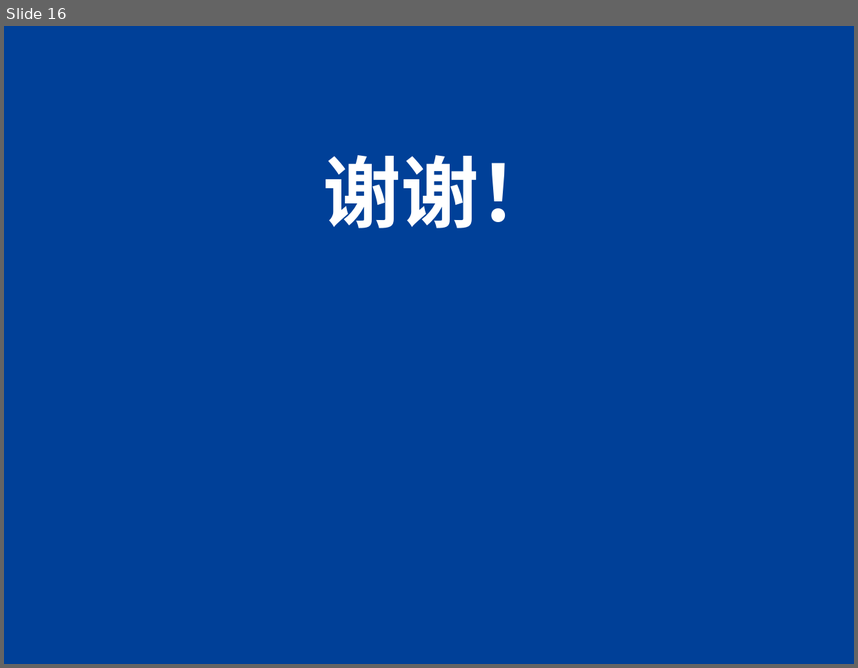
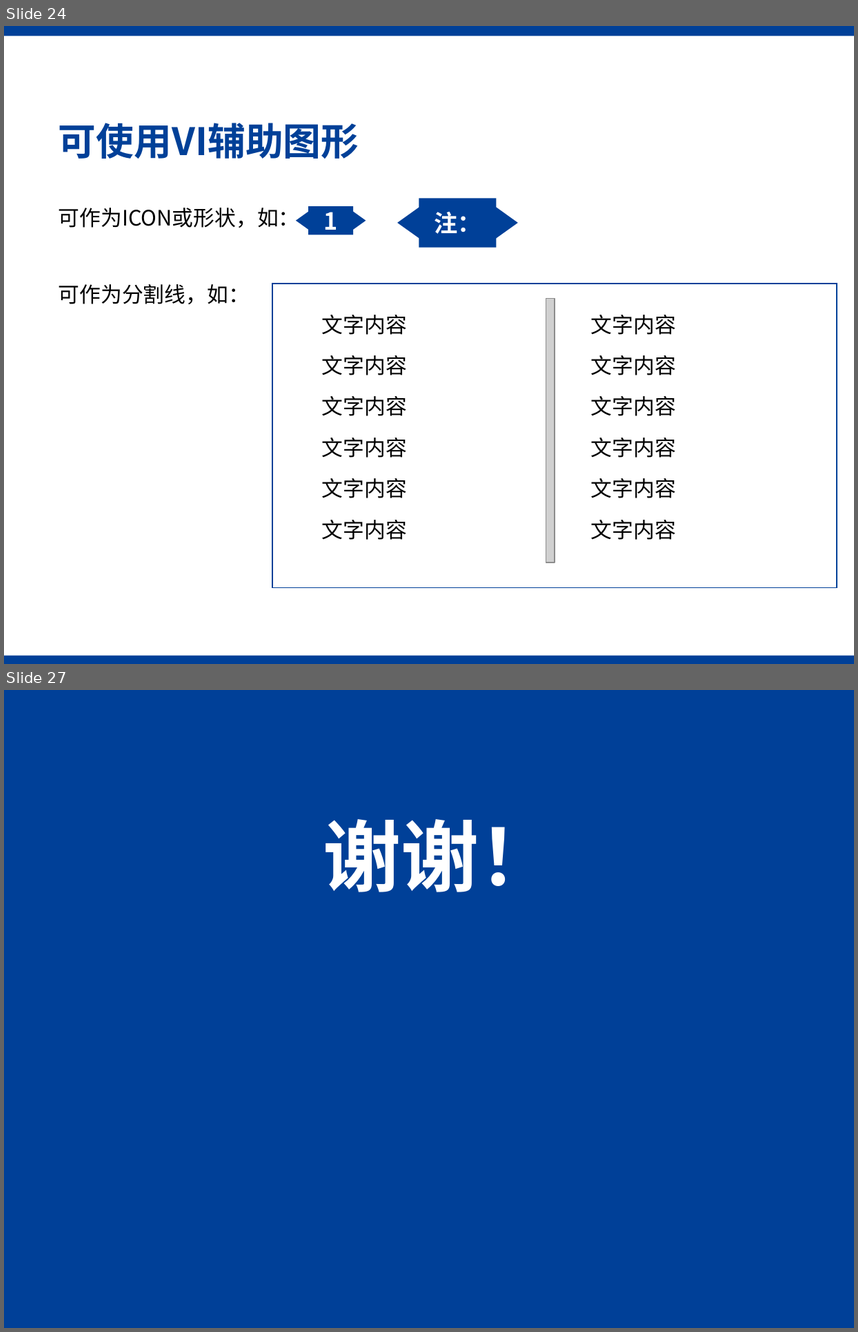
Before and after one commit to gyfastas/EE397, a slide deck: PPT/中期检测报告.pptx. Shown one above the other, each under a label of ours: slide 16 before the commit, slides 24 and 27 after it; the slides between them are not shown. The pictures are 858x668 and 858x1332 pixels, drawn with LibreOffice and Linux fonts; fonts in the diff are those of the drawing; grey boxes stand for pictures; background and template pictures are left out. Boxes give left, top, right and bottom in pixels: in the first picture for what was removed or moved away, otherwise in the second. Text is boxed around its words. In the diff, an @@ line names an element or a change of style, - is before the commit and + after.

```diff
--- a/PPT/中期检测报告.pptx
+++ b/PPT/中期检测报告.pptx
@@ slide 24 added at (4, 26, 854, 664), background #FFFFFF @@
@@ rectangle added at (4, 26, 854, 36), fill #004098 @@
@@ title added at (59, 123, 359, 158), 32 pt, text #004098, bold @@
+可使用VI辅助图形
@@ text added at (59, 207, 300, 227), 18 pt, text #000000 @@
+可作为ICON或形状，如：
@@ freeform shape added at (296, 206, 366, 235), fill #004098, 20 pt, text #FFFFFF, bold @@
+1
@@ freeform shape added at (397, 198, 518, 247), fill #004098, 20 pt, text #FFFFFF, bold @@
+注：
@@ text added at (59, 284, 250, 304), 18 pt, text #000000 @@
+可作为分割线，如：
@@ rectangle added at (272, 283, 837, 588), fill #FFFFFF, outline #004098 1 pt @@
@@ text added at (322, 314, 407, 334), 18 pt, text #000000 @@
+文字内容
@@ picture added at (546, 298, 555, 562) @@
@@ text added at (591, 314, 676, 334), 18 pt, text #000000 @@
+文字内容
@@ text added at (322, 355, 407, 375), 18 pt, text #000000 @@
+文字内容
@@ text added at (591, 355, 676, 375), 18 pt, text #000000 @@
+文字内容
@@ text added at (322, 396, 407, 416), 18 pt, text #000000 @@
+文字内容
@@ text added at (591, 396, 676, 416), 18 pt, text #000000 @@
+文字内容
@@ text added at (322, 437, 407, 457), 18 pt, text #000000 @@
+文字内容
@@ text added at (591, 437, 676, 457), 18 pt, text #000000 @@
+文字内容
@@ text added at (322, 478, 407, 498), 18 pt, text #000000 @@
+文字内容
@@ text added at (591, 478, 676, 498), 18 pt, text #000000 @@
+文字内容
@@ text added at (322, 519, 407, 539), 18 pt, text #000000 @@
+文字内容
@@ text added at (591, 519, 676, 539), 18 pt, text #000000 @@
+文字内容
@@ rectangle added at (4, 655, 854, 664), fill #004098 @@
@@ what was slide 16 is now slide 27 @@
```
Also in this commit, not shown: 4 slides changed, 21 other slides added, 11 slides removed, 3 other files.
